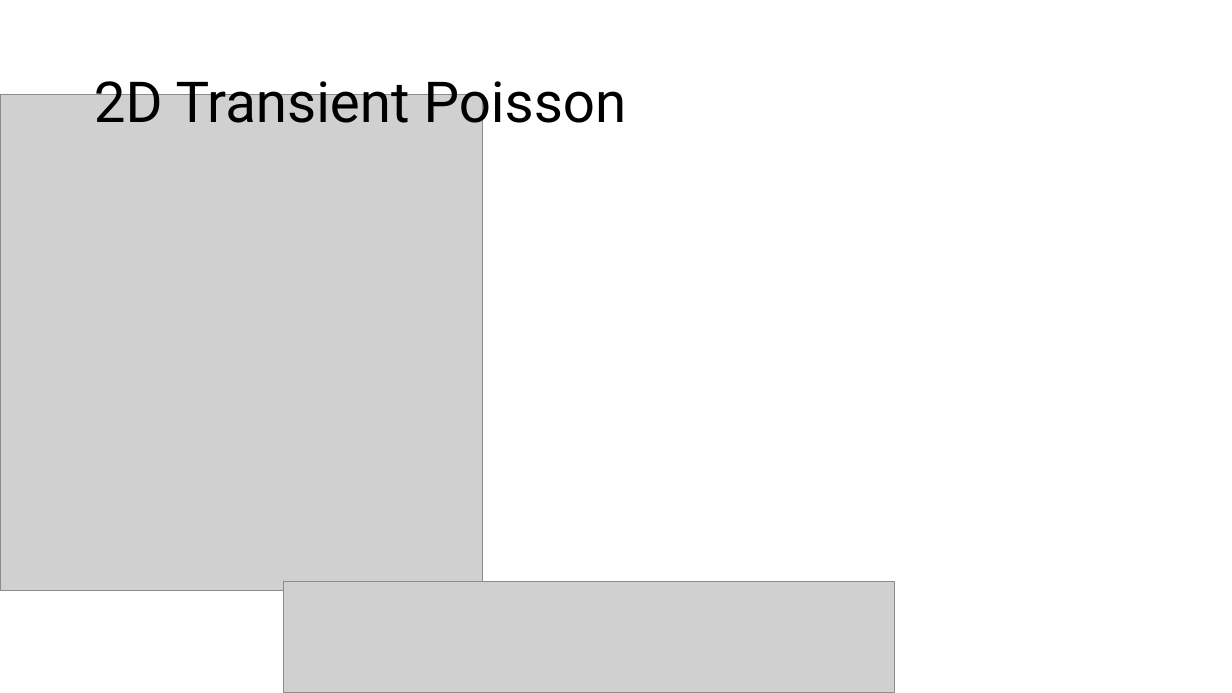
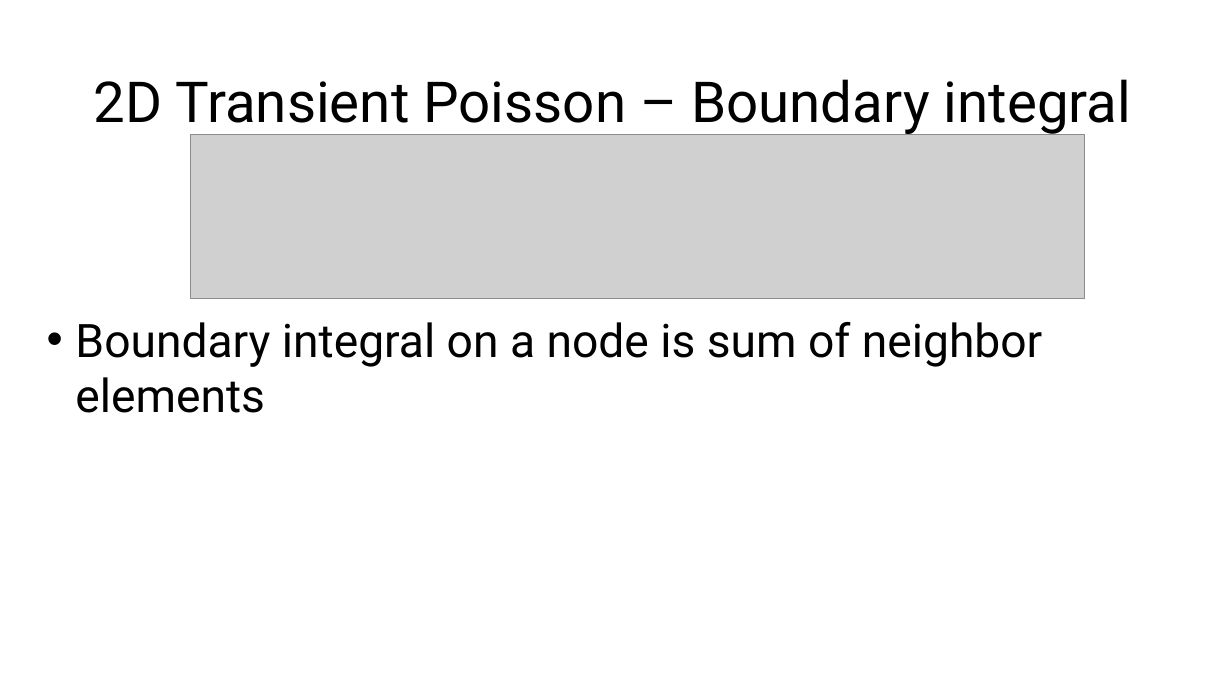
Before and after one commit to lfreeman5/Fall25, a slide deck: slide 9 of FEA/Final_Project/Final_Presentation.pptx. Drawn at 1232x693 pixels with LibreOffice and Linux fonts; fonts in the diff are those of the drawing; grey boxes stand for pictures. Boxes give left, top, right and bottom in pixels: in the first picture for what was removed or moved away, otherwise in the second. Text is boxed around its words. In the diff, an @@ line names an element or a change of style, - is before the commit and + after.

Commit message:
Update FEA project files and simulation parameters
Added node numbering figure and project zip archive. Updated geometry_2d.py to use a 5x5 grid with new spacing. Added debug print statements in matrices_2d.py. Overhauled simulation setup and boundary conditions in solve_2d_heat.py for clarity and new test case. Modified HW7/problem3a.py to use new triangle points and print only relevant matrix for Poisson problem.

```diff
--- a/FEA/Final_Project/Final_Presentation.pptx
+++ b/FEA/Final_Project/Final_Presentation.pptx
@@ title at <box>94,79,1131,135</box>: text changed @@
-2D Transient Poisson
+2D Transient Poisson – Boundary integral
@@ picture removed at <box>0,94,482,591</box> @@
@@ picture: place and size @@
-picture at <box>284,581,896,693</box>
+picture at <box>190,135,1085,299</box>
@@ text added at <box>75,322,1042,367</box>, 36 pt, text #000000 @@
+• Boundary integral on a node is sum of neighbor elements
```
Also in this commit, not shown: 2 other slides changed, 1 slide added, 7 other files.
